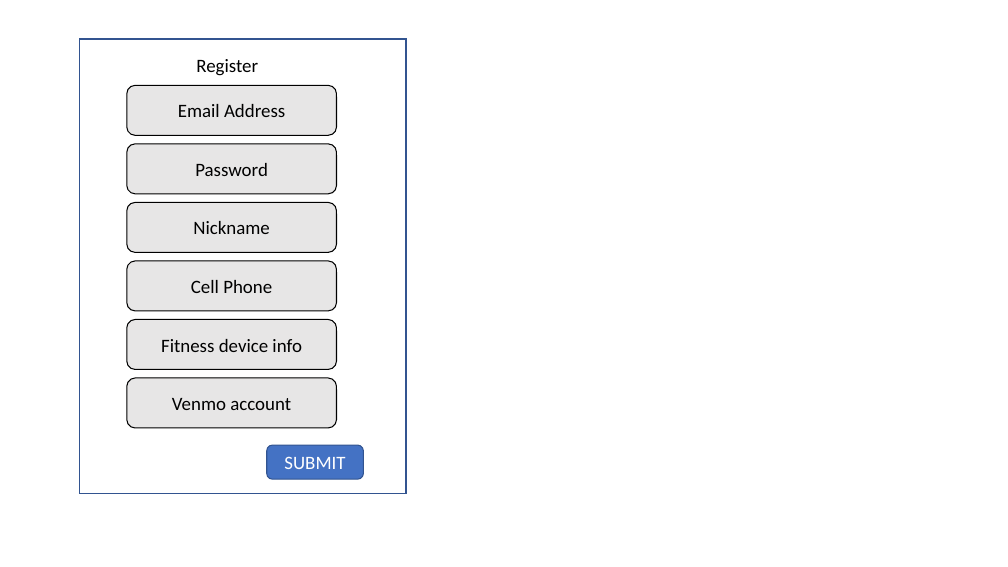
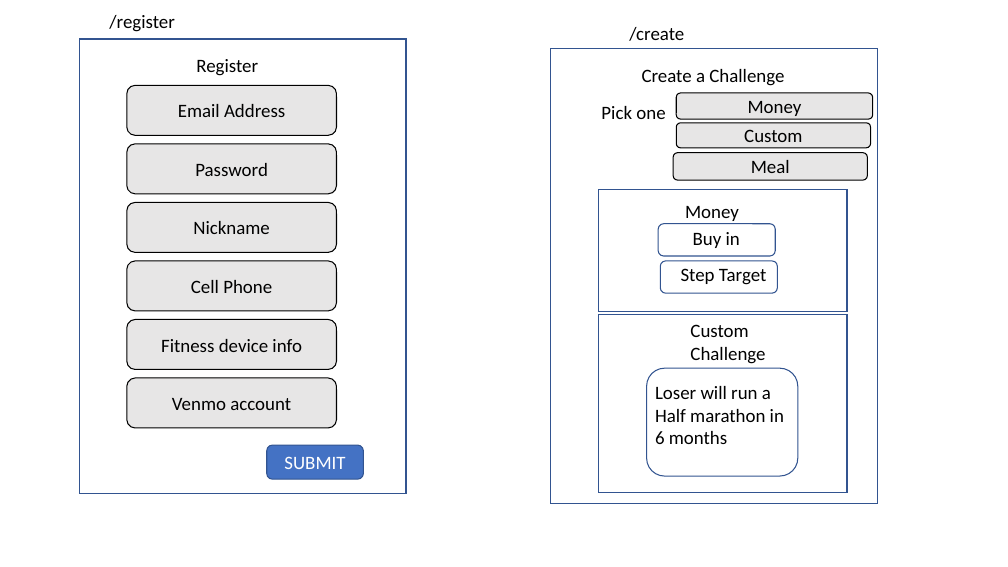
Before and after one commit to Mekken/FitBet, a slide deck: slide 2 of client/public/screens.pptx. Drawn at 1008x567 pixels with LibreOffice and Linux fonts; fonts in the diff are those of the drawing. Boxes give left, top, right and bottom in pixels: in the first picture for what was removed or moved away, otherwise in the second. Text is boxed around its words. In the diff, an @@ line names an element or a change of style, - is before the commit and + after.

```diff
--- a/client/public/screens.pptx
+++ b/client/public/screens.pptx
@@ text added at (109, 15, 174, 32), 18 pt, text #000000 @@
+/register
@@ text added at (629, 27, 684, 41), 18 pt, text #000000 @@
+/create
@@ rectangle added at (551, 48, 878, 504), outline #325491 1 pt @@
@@ text added at (642, 69, 784, 86), 18 pt, text #000000 @@
+Create a Challenge
@@ text added at (601, 106, 665, 119), 18 pt, text #000000 @@
+Pick one
@@ rounded rectangle added at (677, 93, 873, 119), fill #E7E6E6, outline #000000 1 pt, 18 pt, text #000000 @@
+Money
@@ rounded rectangle added at (677, 123, 871, 148), fill #E7E6E6, outline #000000 1 pt, 18 pt, text #000000 @@
+Custom
@@ rounded rectangle added at (673, 153, 867, 180), fill #E7E6E6, outline #000000 1 pt, 18 pt, text #000000 @@
+Meal
@@ rectangle added at (598, 190, 847, 312), outline #325491 1 pt @@
@@ text added at (685, 206, 739, 224), 18 pt, text #000000 @@
+Money
@@ rounded rectangle added at (659, 224, 776, 256), outline #325491 1 pt @@
@@ text added at (693, 232, 740, 248), 18 pt, text #000000 @@
+Buy in
@@ rounded rectangle added at (660, 261, 777, 293), outline #325491 1 pt @@
@@ text added at (681, 268, 766, 285), 18 pt, text #000000 @@
+Step Target
@@ rectangle added at (598, 315, 847, 492), outline #325491 1 pt @@
@@ text added at (690, 324, 765, 364), 18 pt, text #000000 @@
+Custom
+Challenge
@@ rounded rectangle added at (647, 368, 798, 476), outline #325491 1 pt @@
@@ text added at (655, 386, 784, 444), 18 pt, text #000000 @@
+Loser will run a
+Half marathon in
+6 months
```
Also in this commit, not shown: 1 other slide changed, 1 slide removed.
